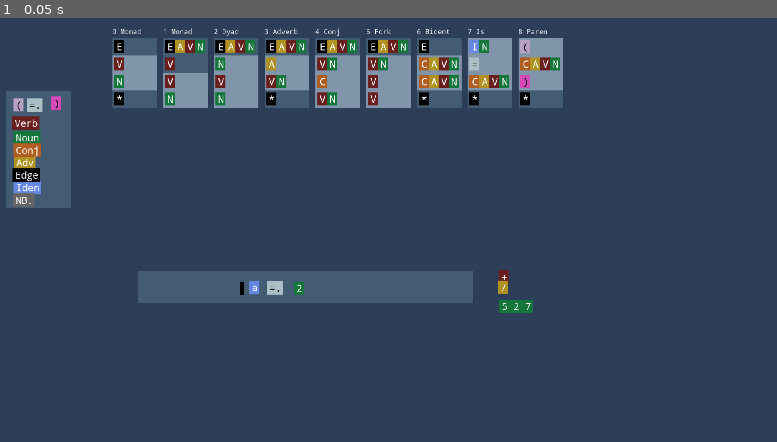
Above: before the commit, frame 1.
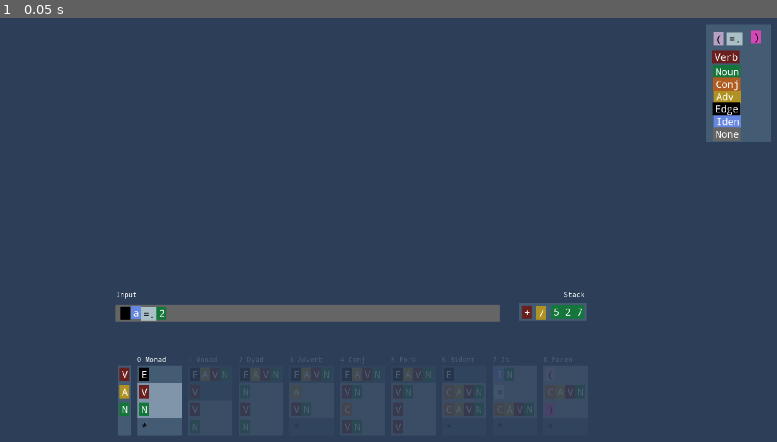
Above: after the commit, the same moment.

Repository: tangentstorm/j-talks
Game: Godot game, scene res://visinterp.tscn
The game is run twice, just before and just after one commit, with the same random seed, the same clock (stepped at 60 frames per second) and the same inputs.
Inputs:
- Up to frame 1 (0.05 s): no input

The runs differ from the first frame. In frame 1, 21% of the frame differs, in the area x 0-100%, y 1-99%.

Commit message:
visinterp: arrange input, stack, matcher, fog

Diff:
--- a/visinterp/JTYPE.gd
+++ b/visinterp/JTYPE.gd
@@ -1,2 +1,2 @@
 
-enum JTYPE { noun, verb, adv, conj, lpar, rpar, iden, cop, nb, any, none }
+enum JTYPE { noun, verb, adv, conj, lpar, rpar, iden, cop, nb, any, edge }
--- a/visinterp/Token.gd
+++ b/visinterp/Token.gd
@@ -2,7 +2,7 @@
 const JTYPE = preload("res://JTYPE.gd").JTYPE
 
 export (String) var text = ""  setget set_text
-export (JTYPE) var type = JTYPE.none setget set_type
+export (JTYPE) var type = JTYPE.edge setget set_type
 
 func set_text(t):
 	text = t
@@ -22,6 +22,7 @@
 	var bg : Color
 	var fg : Color = Color("#ffffff")
 	match type:
+		JTYPE.edge: bg = Color.black
 		JTYPE.noun: bg = Color("#16773c")
 		JTYPE.verb: bg = Color("#6b2020")
 		JTYPE.conj: bg = Color("#b05e22")
@@ -38,7 +39,9 @@
 		JTYPE.nb: bg = Color("#666666")
 		JTYPE.iden: bg = Color("#6688e3")
 		JTYPE.any, _:
-			 bg = Color.black
+			bg = Color("#445c74")
+			fg = Color.black
+
 	if ($bg != null and $text != null):
 		$bg.color = bg
 		$text.set("custom_colors/font_color", fg)
--- a/visinterp/TokenMatch.gd
+++ b/visinterp/TokenMatch.gd
@@ -6,7 +6,7 @@
 export var pattern : String = "" setget set_pattern
 
 const hints = {
-	"E": JTYPE.none,
+	"E": JTYPE.edge,
 	"(": JTYPE.lpar,
 	"=": JTYPE.cop,
 	")": JTYPE.rpar,
@@ -15,6 +15,7 @@
 	"A": JTYPE.adv,
 	"V": JTYPE.verb,
 	"N": JTYPE.noun,
+	"*": JTYPE.any,
 	"#": JTYPE.nb
 }
 
@@ -33,6 +34,6 @@
 		t.position.x = tx
 		t.position.y = ty
 		t.text = c
-		t.type = hints.get(c, JTYPE.none)
+		t.type = hints.get(c, JTYPE.any)
 		tx += max(24, t.get_node("bg").rect_size.x)
 		print("c: ",c," tx:",tx)
--- a/visinterp/visinterp.tscn
+++ b/visinterp/visinterp.tscn
@@ -16,10 +16,10 @@
 }
 
 [node name="legend" type="ColorRect" parent="."]
-margin_left = 55.4235
-margin_top = 198.785
-margin_right = 211.424
-margin_bottom = 480.785
+margin_left = 1737.43
+margin_top = 39.7848
+margin_right = 1893.43
+margin_bottom = 321.785
 color = Color( 0.266667, 0.360784, 0.454902, 1 )
 
 [node name="noun" parent="legend" instance=ExtResource( 1 )]
@@ -34,7 +34,7 @@
 
 [node name="adv" parent="legend" instance=ExtResource( 1 )]
 position = Vector2( 19.9267, 157.002 )
-text = "Adv"
+text = "Adv "
 type = 2
 
 [node name="conj" parent="legend" instance=ExtResource( 1 )]
@@ -68,64 +68,95 @@
 
 [node name="nb" parent="legend" instance=ExtResource( 1 )]
 position = Vector2( 18.2558, 247.002 )
-text = "NB."
+text = "None"
 type = 8
 
-[node name="statement" type="ColorRect" parent="."]
-editor/display_folded = true
+[node name="inputArea" type="ColorRect" parent="."]
 anchor_left = 0.5
 anchor_top = 0.5
 anchor_right = 0.5
 anchor_bottom = 0.5
-margin_left = 372.37
-margin_top = 632.887
-margin_right = 1178.37
-margin_bottom = 709.887
-color = Color( 0.266667, 0.360784, 0.454902, 1 )
-
-[node name="none4" parent="statement" instance=ExtResource( 1 )]
-position = Vector2( 245.696, 25.1745 )
-
-[node name="n2" parent="statement" instance=ExtResource( 1 )]
-position = Vector2( 376.208, 24.8936 )
+margin_left = 318.2
+margin_top = 713.25
+margin_right = 1242.2
+margin_bottom = 755.25
+rect_min_size = Vector2( 0, 42 )
+color = Color( 0.4, 0.4, 0.4, 1 )
+
+[node name="none4" parent="inputArea" instance=ExtResource( 1 )]
+position = Vector2( 12.7497, 5 )
+text = " "
+
+[node name="n2" parent="inputArea" instance=ExtResource( 1 )]
+position = Vector2( 100.118, 4.99994 )
 text = "2"
 type = 0
 
-[node name="cop2" parent="statement" instance=ExtResource( 1 )]
-position = Vector2( 311.513, 24.0909 )
+[node name="cop2" parent="inputArea" instance=ExtResource( 1 )]
+position = Vector2( 62.2235, 7.10522 )
 text = "=."
 type = 7
 
-[node name="iden2" parent="statement" instance=ExtResource( 1 )]
-position = Vector2( 269.014, 23.1521 )
+[node name="iden2" parent="inputArea" instance=ExtResource( 1 )]
+position = Vector2( 38.0129, 3.94733 )
 text = "a"
 type = 6
 
+[node name="stackArea" type="ColorRect" parent="."]
+anchor_left = 0.5
+anchor_top = 0.5
+anchor_right = 0.5
+anchor_bottom = 0.5
+margin_left = 1288.2
+margin_top = 710.25
+margin_right = 1451.2
+margin_bottom = 752.25
+rect_min_size = Vector2( 0, 42 )
+color = Color( 0.266667, 0.360784, 0.454902, 1 )
+
 [node name="stack" type="VBoxContainer" parent="."]
 
 [node name="vplus" parent="stack" instance=ExtResource( 1 )]
-position = Vector2( 1240.45, 631.168 )
+position = Vector2( 1295.65, 715.418 )
 text = "+"
 type = 1
 
 [node name="noun2" parent="stack" instance=ExtResource( 1 )]
-position = Vector2( 1241.47, 701.62 )
+position = Vector2( 1365.67, 714.87 )
 text = "5 2 7"
 type = 0
 
 [node name="adv2" parent="stack" instance=ExtResource( 1 )]
-position = Vector2( 1239.22, 656.184 )
+position = Vector2( 1330.42, 717.434 )
 text = "/"
 type = 2
 
+[node name="StackLabel" type="Label" parent="."]
+margin_left = 1396.41
+margin_top = 679.558
+margin_right = 1452.41
+margin_bottom = 720.558
+rect_min_size = Vector2( 0, 24 )
+custom_fonts/font = SubResource( 2 )
+text = "Stack
+"
+
+[node name="InputLabel" type="Label" parent="."]
+margin_left = 319.897
+margin_top = 680.403
+margin_right = 375.897
+margin_bottom = 721.403
+rect_min_size = Vector2( 0, 24 )
+custom_fonts/font = SubResource( 2 )
+text = "Input"
+
 [node name="Rules" type="Node2D" parent="."]
-position = Vector2( 310.807, 47.701 )
+position = Vector2( 370.596, 836.439 )
 __meta__ = {
 "_edit_group_": true
 }
 
 [node name="RulesHBox" type="HBoxContainer" parent="Rules"]
-editor/display_folded = true
 anchor_top = 1.0
 anchor_bottom = 1.0
 margin_right = 995.0
@@ -133,6 +164,7 @@
 custom_constants/separation = 15
 
 [node name="Rule0Monad" type="VBoxContainer" parent="Rules/RulesHBox"]
+editor/display_folded = true
 margin_right = 107.0
 margin_bottom = 192.0
 rect_min_size = Vector2( 107, 0 )
@@ -192,6 +224,7 @@
 pattern = "*"
 
 [node name="Rule1Monad" type="VBoxContainer" parent="Rules/RulesHBox"]
+editor/display_folded = true
 margin_left = 122.0
 margin_right = 229.0
 margin_bottom = 192.0
@@ -251,6 +284,7 @@
 pattern = "N"
 
 [node name="Rule2Dyad" type="VBoxContainer" parent="Rules/RulesHBox"]
+editor/display_folded = true
 margin_left = 244.0
 margin_right = 351.0
 margin_bottom = 192.0
@@ -311,6 +345,7 @@
 pattern = "N"
 
 [node name="Rule3Adverb" type="VBoxContainer" parent="Rules/RulesHBox"]
+editor/display_folded = true
 margin_left = 366.0
 margin_right = 473.0
 margin_bottom = 192.0
@@ -370,6 +405,7 @@
 pattern = "*"
 
 [node name="Rule4Conj" type="VBoxContainer" parent="Rules/RulesHBox"]
+editor/display_folded = true
 margin_left = 488.0
 margin_right = 595.0
 margin_bottom = 192.0
@@ -430,6 +466,7 @@
 pattern = "VN"
 
 [node name="Rule5Fork" type="VBoxContainer" parent="Rules/RulesHBox"]
+editor/display_folded = true
 margin_left = 610.0
 margin_right = 717.0
 margin_bottom = 192.0
@@ -490,6 +527,7 @@
 pattern = "V"
 
 [node name="Rule6Bident" type="VBoxContainer" parent="Rules/RulesHBox"]
+editor/display_folded = true
 margin_left = 732.0
 margin_right = 839.0
 margin_bottom = 192.0
@@ -550,6 +588,7 @@
 pattern = "*"
 
 [node name="Rule7Is" type="VBoxContainer" parent="Rules/RulesHBox"]
+editor/display_folded = true
 margin_left = 854.0
 margin_right = 961.0
 margin_bottom = 192.0
@@ -611,6 +650,7 @@
 pattern = "*"
 
 [node name="Rule8Paren" type="VBoxContainer" parent="Rules/RulesHBox"]
+editor/display_folded = true
 margin_left = 976.0
 margin_right = 1083.0
 margin_bottom = 192.0
@@ -670,3 +710,84 @@
 margin_right = 107.0
 margin_bottom = 192.0
 pattern = "*"
+
+[node name="MatchSlider" type="Node2D" parent="."]
+position = Vector2( 4.75, 0.949951 )
+__meta__ = {
+"_edit_group_": true
+}
+
+[node name="Fog" type="Node2D" parent="MatchSlider"]
+position = Vector2( 460.8, 824.7 )
+
+[node name="LeftFog" type="ColorRect" parent="MatchSlider/Fog"]
+margin_left = -1089.0
+margin_top = 3.0
+margin_right = -104.0
+margin_bottom = 226.0
+color = Color( 0.180392, 0.25098, 0.34902, 0.843137 )
+
+[node name="RightFog" type="ColorRect" parent="MatchSlider/Fog"]
+margin_left = 23.0
+margin_top = 5.0
+margin_right = 1039.0
+margin_bottom = 229.0
+color = Color( 0.180392, 0.25098, 0.34902, 0.843137 )
+
+[node name="StackPattern" type="VBoxContainer" parent="MatchSlider"]
+margin_left = 319.45
+margin_top = 859.0
+margin_right = 351.45
+margin_bottom = 1027.0
+custom_constants/separation = 0
+__meta__ = {
+"_edit_group_": true
+}
+
+[node name="Stack0" parent="MatchSlider/StackPattern" instance=ExtResource( 2 )]
+anchor_left = 0.0
+anchor_top = 0.0
+anchor_right = 0.0
+anchor_bottom = 0.0
+margin_left = 0.0
+margin_top = 0.0
+margin_right = 32.0
+margin_bottom = 42.0
+color = Color( 0.266667, 0.360784, 0.454902, 1 )
+pattern = "V"
+
+[node name="Stack1" parent="MatchSlider/StackPattern" instance=ExtResource( 2 )]
+anchor_left = 0.0
+anchor_top = 0.0
+anchor_right = 0.0
+anchor_bottom = 0.0
+margin_left = 0.0
+margin_top = 42.0
+margin_right = 32.0
+margin_bottom = 84.0
+color = Color( 0.266667, 0.360784, 0.454902, 1 )
+pattern = "A"
+
+[node name="Stack2" parent="MatchSlider/StackPattern" instance=ExtResource( 2 )]
+anchor_left = 0.0
+anchor_top = 0.0
+anchor_right = 0.0
+anchor_bottom = 0.0
+margin_left = 0.0
+margin_top = 84.0
+margin_right = 32.0
+margin_bottom = 126.0
+color = Color( 0.266667, 0.360784, 0.454902, 1 )
+pattern = "N"
+
+[node name="Stack3" parent="MatchSlider/StackPattern" instance=ExtResource( 2 )]
+anchor_left = 0.0
+anchor_top = 0.0
+anchor_right = 0.0
+anchor_bottom = 0.0
+margin_left = 0.0
+margin_top = 126.0
+margin_right = 32.0
+margin_bottom = 168.0
+color = Color( 0.266667, 0.360784, 0.454902, 1 )
+pattern = ""
